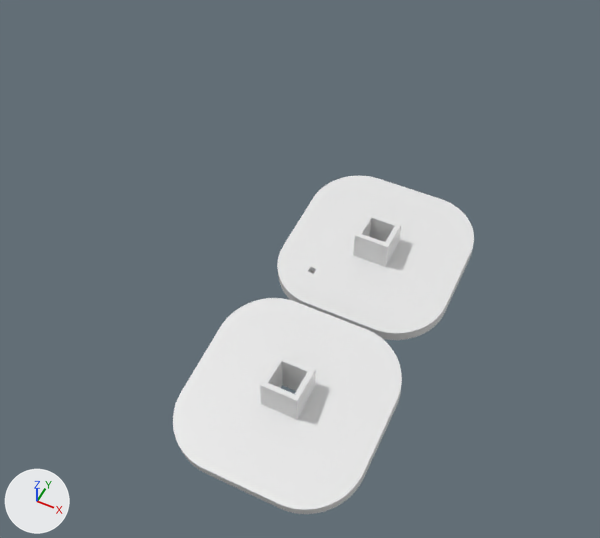
Renders of the Blender file Assets/Blender/rod holder.blend from each side of a commit.
One viewpoint serves both versions: a camera (50 mm lens) standing at (0.075, -0.219, 0.247) and looking at (-0.035, 0.0, -0.028). The axes (+X, +Y, +Z) are drawn at lower left. The lights are the same throughout. The older version comes first.
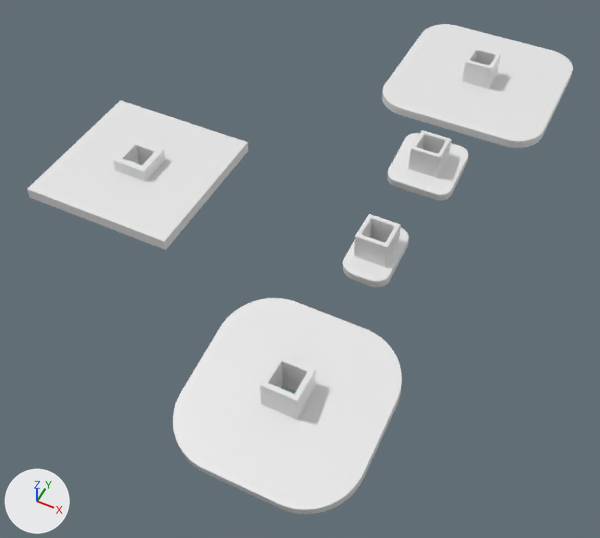
ob_cube_006 is not drawn itself; it is used by a modifier of ob_cube.
ob_cube_008 is not drawn itself; it is used by a modifier of ob_cube_009.
ob_cube_010 is not drawn itself; it is used by a modifier of ob_cube_012.
ob_cube_011 is not drawn itself; it is used by a modifier of ob_cube_012.

What differs and where, as boxes [x1, y1, x2, y2] in the pictures (600 x 538 px):
'Cube', hidden: before [277, 176, 474, 340]
'rod holder', added: after [27, 100, 248, 250]
'Cube.012', added: after [382, 24, 573, 148]
'Cube.009', added: after [387, 130, 468, 201]
'Cube.007', added: after [343, 214, 409, 287]

What changed in the scene script:
```text
Change me_cube_002:
    used by ob_cube; location = (0.0, 0.0, 0.0); rotation_euler = (0.122, 0.0, 0.0), in degrees (7, 0, 0); scale = (0.035, 0.035, 0.0025)
    remove me_cube_002.from_pydata(...)  # 168 vertices, 86 faces; spans x -1.0..1.0, y -1.0..1.0, z -1.0..1.0
    add me_cube_002.from_pydata(...)  # 88 vertices, 45 faces; spans x -1.0..0.0, y -1.0..1.0, z -1.0..1.0
    me_cube_002 part 1
    80 vertices are removed from x 0.45..1.0, y -1.0..1.0, z -1.0..1.0
    43 faces are deleted
    4 vertices in x 0.4, y -1.0..1.0, z -1.0..1.0 move by (-0.4, 0.0, 0.0)
    2 new faces join them
Change ob_cube:
    remove _m = ob_cube.modifiers.new('boolean_Cylinder.001', 'BOOLEAN')
    remove _m.operation = 'UNION'
    remove _m.solver = 'FLOAT'
    remove _m = ob_cube.modifiers.new('boolean_Cylinder', 'BOOLEAN')
    remove _m.solver = 'FLOAT'
    add _m = ob_cube.modifiers.new('Mirror', 'MIRROR')
    add _m.use_clip = True
    where _m = ob_cube.modifiers.new('boolean_Cube.006', 'BOOLEAN')
    remove _m.object = ob_cube_006
    add ob_cube.hide_set(True)
Change ob_cube_006:
    ob_cube_006.location: (-0.019, -0.0202, 0.0) -> (0.0, 0.0591, 0.00616)
    ob_cube_006.scale: (0.00127, 0.00127, 0.0295) -> (0.007, 0.007, 0.007)
Add ob_cube_012:
    ob_cube_012 = bpy.data.objects.new('Cube.012', me_cube_013)  # 18 vertices, 16 faces; spans x -0.015..0.015, y -0.015..0.015, z -0.0025..0.0025; modifiers BEVEL, BOOLEAN, BOOLEAN, BEVEL
    ob_cube_012.location = (0.0, 0.1301, 0.0)
    ob_cube_012.scale = (2.67, 2.67, 0.9)
Add ob_cube_010:
    ob_cube_010 = bpy.data.objects.new('Cube.010', me_cube_007.copy())  # the mesh of ob_cube_006
    ob_cube_010.location = (0.0, 0.13, 0.00616)
    ob_cube_010.scale = (0.007, 0.007, 0.008)
Add ob_cube_011:
    ob_cube_011 = bpy.data.objects.new('Cube.011', me_cube_007.copy())  # the mesh of ob_cube_006
    ob_cube_011.location = (0.0, 0.13, 0.0)
    ob_cube_011.scale = (0.005, 0.005, 0.0238)
Add ob_cube_009:
    ob_cube_009 = bpy.data.objects.new('Cube.009', me_cube_013.copy())  # modifiers BEVEL, BOOLEAN, BOOLEAN, BEVEL
    ob_cube_009.location = (0.0, 0.0591, 0.0)
    ob_cube_009.rotation_euler = (0.175, 0.0, 0.0)  # degrees (10, 0, 0)
    ob_cube_009.scale = (1.0, 1.0, 0.9)
Add ob_cube_008:
    ob_cube_008 = bpy.data.objects.new('Cube.008', me_cube_007.copy())  # the mesh of ob_cube_006
    ob_cube_008.location = (0.0, 0.0591, 0.0)
    ob_cube_008.scale = (0.005, 0.005, 0.0238)
Add ob_rod_holder:
    ob_rod_holder = bpy.data.objects.new('rod holder', me_rod_holder)  # 25 vertices, 50 faces; spans x -0.1485..-0.0785, y -0.035..0.035, z -0.0025..0.0082
    ob_rod_holder.location = (0.0, 0.0, 0.0)
Add ob_cube_007:
    ob_cube_007 = bpy.data.objects.new('Cube.007', me_cube)  # 12 vertices, 10 faces; spans x -0.01..0.01, y -0.015..0.015, z -0.0025..0.0025; modifiers BEVEL, BOOLEAN, BOOLEAN, BEVEL
    ob_cube_007.location = (0.0, 0.0, 0.0)
    ob_cube_007.rotation_euler = (0.122, 0.0, 0.0)  # degrees (7, 0, 0)
    ob_cube_007.scale = (1.0, 1.0, 0.9)
```
